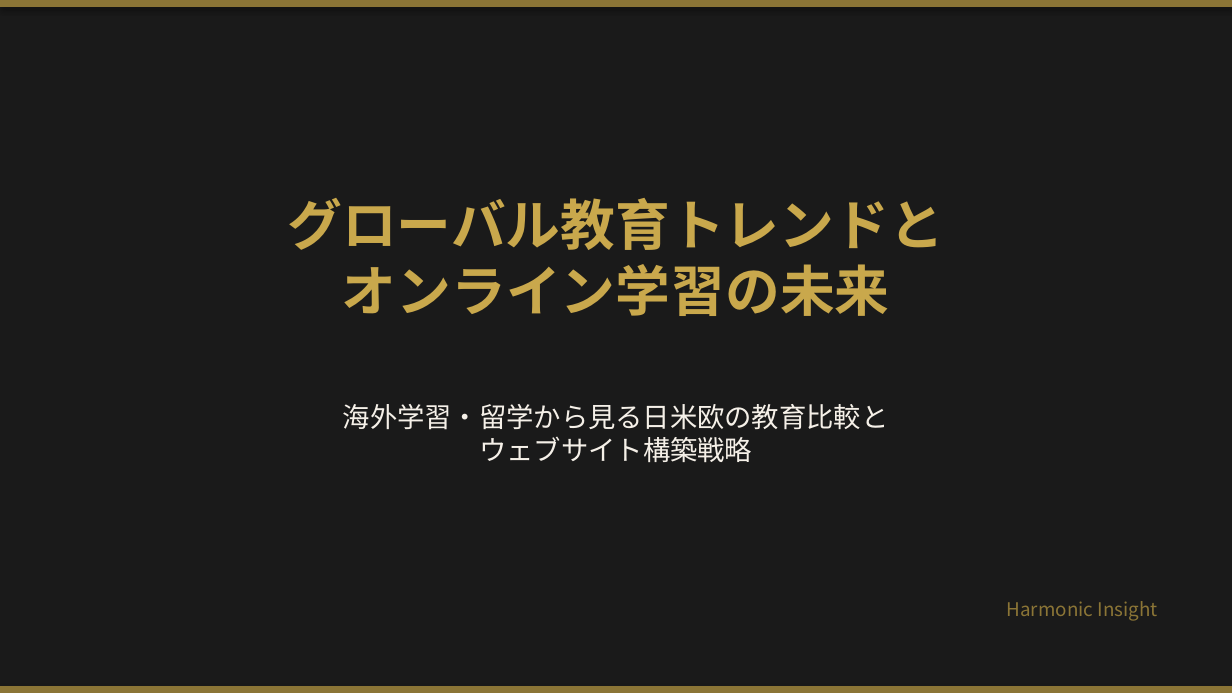
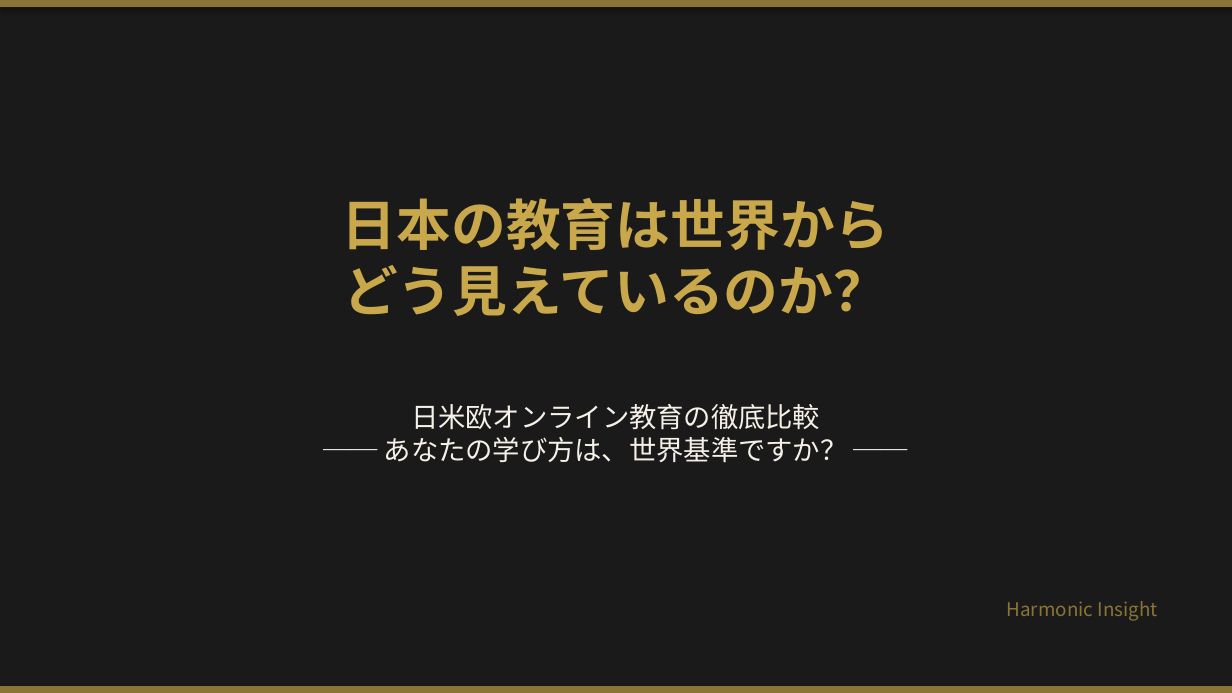
Before and after one commit to HarmonicInsight/Movie_Contents, a slide deck: slide 1 of 海外学習_留学_グローバルオンライン教育_プレゼンテーション.pptx. Drawn at 1232x693 pixels with LibreOffice and Linux fonts; fonts in the diff are those of the drawing. Boxes give left, top, right and bottom in pixels: in the first picture for what was removed or moved away, otherwise in the second. Text is boxed around its words. In the diff, an @@ line names an element or a change of style, - is before the commit and + after.

```diff
--- a/海外学習_留学_グローバルオンライン教育_プレゼンテーション.pptx
+++ b/海外学習_留学_グローバルオンライン教育_プレゼンテーション.pptx
@@ text at [342,198,890,316]: text changed @@
-グローバル教育トレンドと
-オンライン学習の未来
+日本の教育は世界から
+どう見えているのか？
@@ text at [384,404,848,463]: text changed @@
-海外学習・留学から見る日米欧の教育比較と
-ウェブサイト構築戦略
+日米欧オンライン教育の徹底比較
+── あなたの学び方は、世界基準ですか？ ──
```
Also in this commit, not shown: 13 other slides changed, 2 slides added, 14 slides removed, 1 other file.
